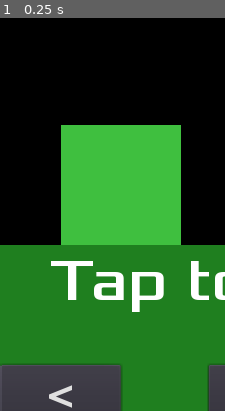
Above: before the commit, frame 1.
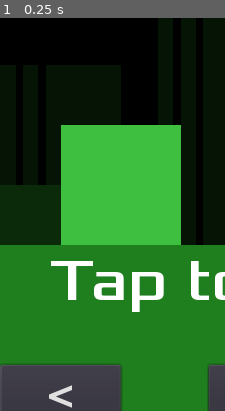
Above: after the commit, the same moment.

Repository: tomas7770/RunJump
Game: Godot game, scene res://scenes/Title/Title.tscn
Same seed, same stepped clock (60 frames per second), same inputs: the game is played once before the commit and once after it.
Inputs:
- Up to frame 1 (0.25 s): no input
The pictures show only the part of the screen within x 0-50%, y 48-98%; the shares and areas given below are measured in that part.

The runs differ from the first frame. In frame 1, 4.1% of the frame differs, in the area x 0-28%, y 42-58%.

Commit message:
Show background in title screen and at game start
Carry existing background plats from title to game scene

Diff:
--- a/scenes/Background/Background.gd
+++ b/scenes/Background/Background.gd
@@ -4,6 +4,10 @@
 const LAYER_DIST = {
 	"Layer1": 2,
 	"Layer2": 4,
+}
+const LAYER_COLORS = {
+	"Layer1": Color(0.33, 0.33, 0.33, 1.00),
+	"Layer2": Color(0.16, 0.16, 0.16, 1.00),
 }
 const SCREEN_SIZE = GlobalVariables.SCREEN_SIZE
 export (PackedScene) var BGPlat
@@ -12,6 +16,7 @@
 
 func _ready():
 	_on_bgplats_set(GlobalVariables.bg_plats)
+	_generate_initial_plats()
 	$Layer1/SpawnTimer.connect("timeout", self, "_on_SpawnTimer_timeout", [$Layer1/SpawnTimer])
 	$Layer2/SpawnTimer.connect("timeout", self, "_on_SpawnTimer_timeout", [$Layer2/SpawnTimer])
 	GlobalVariables.connect("on_pause", self, "_on_pause")
@@ -28,9 +33,47 @@
 
 func on_game_start():
 	main = get_parent()
-	if !game_started:
-		_start_timers()
+	_start_timers()
+	if game_started:
+		# Restart
+		_generate_initial_plats()
+	else:
+		_resume_visibility_notifiers()
 		game_started = true
+
+func set_plat_color(color):
+	var layers = get_children()
+	for layer in layers:
+		layer.modulate = color*LAYER_COLORS[layer.name]
+
+# Must suspend the "destroy on hide" behavior of platforms when passing
+# from title to game, or else they're destroyed
+func suspend_visibility_notifiers():
+	var layers = get_children()
+	for layer in layers:
+		var layer_children = layer.get_children()
+		for child in layer_children:
+			if child.name != "SpawnTimer":
+				child.destroy_on_hide = false
+
+func _resume_visibility_notifiers():
+	var layers = get_children()
+	for layer in layers:
+		var layer_children = layer.get_children()
+		for child in layer_children:
+			if child.name != "SpawnTimer":
+				child.destroy_on_hide = true
+
+func _generate_initial_plats():
+	var layers = get_children()
+	for layer in layers:
+		var x_pos = 0
+		while x_pos < SCREEN_SIZE.x:
+			var plat = _spawn_plat(layer)
+			x_pos += 32*plat.bodyscale.x
+			plat.bodyposition = Vector2(x_pos, SCREEN_SIZE.y-32*plat.bodyscale.y)
+			plat.reset_interpolation()
+			x_pos += 64*plat.bodyscale.x
 
 func _start_timers():
 	var layers = get_children()
@@ -51,17 +94,23 @@
 func _get_next_plat_size():
 	return Vector2(1+randi()%5, 1+randi()%5) # 1-5
 
+# Change plat size according to layer
+func _transform_plat_size(plat_size, layer_name):
+	plat_size.x /= LAYER_DIST[layer_name]
+	plat_size.y += 5*LAYER_DIST[layer_name]/4
+	return plat_size
+
+func _spawn_plat(layer):
+	var plat = BGPlat.instance()
+	plat.set_color(Color(1.0, 1.0, 1.0, 1.0))
+	layer.add_child(plat)
+	var plat_size = _transform_plat_size(_get_next_plat_size(), layer.name)
+	plat.bodyscale = plat_size
+	return plat
+
 func _on_SpawnTimer_timeout(timer):
 	var layer = timer.get_parent()
-	var plat = BGPlat.instance()
-	var force_plat_color = main.force_plat_color
-	if force_plat_color:
-		plat.set_color(force_plat_color)
-	layer.add_child(plat)
-	var plat_size = _get_next_plat_size()
-	plat_size.x /= LAYER_DIST[layer.name]
-	plat_size.y += 5*LAYER_DIST[layer.name]/4
-	plat.bodyscale = plat_size
+	var plat = _spawn_plat(layer)
 	plat.bodyposition = Vector2(SCREEN_SIZE.x+32*plat.bodyscale.x,SCREEN_SIZE.y-32*plat.bodyscale.y)
 	plat.reset_interpolation()
 	timer.start(LAYER_DIST[layer.name]*plat.bodyscale.x/(2.0*(main.speed/main.distance_scale)))
--- a/scenes/Platform/Platform.gd
+++ b/scenes/Platform/Platform.gd
@@ -5,6 +5,9 @@
 var bodyposition setget _set_body_position, _get_body_position
 var bodyscale setget _set_body_scale, _get_body_scale
 onready var body = $Body
+
+# This is used for background platforms
+var destroy_on_hide = true
 
 # Called when the node enters the scene tree for the first time.
 func _ready():
@@ -23,7 +26,8 @@
 		prevposition = body.position
 
 func _on_VisibilityNotifier2D_screen_exited():
-	queue_free()
+	if destroy_on_hide:
+		queue_free()
 
 func _on_Body_screen_exited():
 	body.get_node("CollisionShape2D").set_deferred("disabled", true)
--- a/scenes/Title/Title.gd
+++ b/scenes/Title/Title.gd
@@ -1,6 +1,7 @@
 #warning-ignore:return_value_discarded
 extends Control
 
+const DEFAULT_PLAT_COLOR = Color("#1f7f1f")
 var char_locked = false
 
 # Called when the node enters the scene tree for the first time.
@@ -16,6 +17,7 @@
 
 func _start_game():
 	var background = $Background
+	background.suspend_visibility_notifiers()
 	remove_child(background)
 	GlobalVariables.passed_background = background
 	get_tree().change_scene("res://scenes/Main/Main.tscn")
@@ -26,8 +28,10 @@
 	$Player/Sprite.self_modulate = dummy_player.get_node("Sprite").self_modulate
 	if dummy_player.get("plat_color"):
 		$Platform.set_color(dummy_player.plat_color)
+		$Background.set_plat_color(dummy_player.plat_color)
 	else:
-		$Platform.set_color("#1f7f1f")
+		$Platform.set_color(DEFAULT_PLAT_COLOR)
+		$Background.set_plat_color(DEFAULT_PLAT_COLOR)
 
 func update_character():
 	char_locked = GlobalVariables.is_char_locked(GlobalVariables.selected_character)
